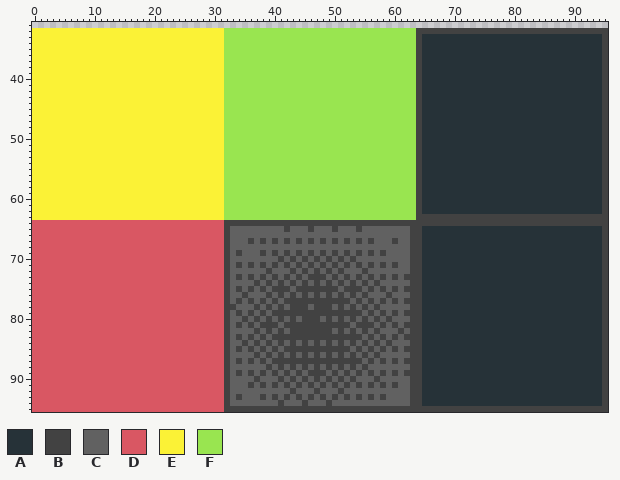
File history of a pixel-art file, Assets/AnimationImporter-master/tiles/tile_hatch.ase. That is the earlier state.
96x96 pixels, 1 frame. Shown: x 0..95, y 31..95.
Palette (. is transparent): A #263238  B #424242  C #616161  D #d95763  E #fbf236  F #99e550
The same view after the edit:
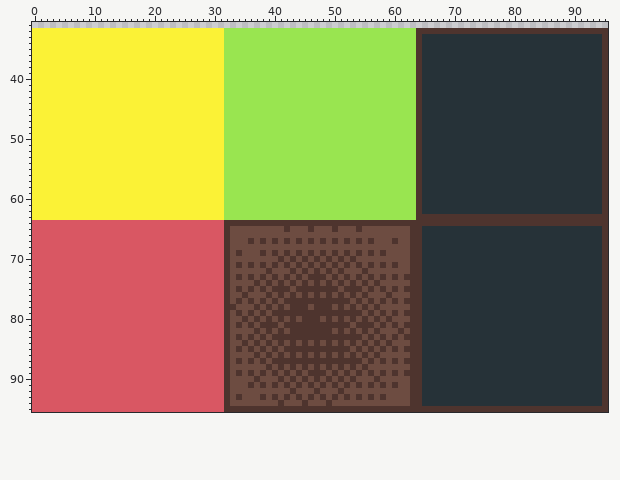
Log entry: Push player to free adjacent tile.
Changes in this commit:
Colour B changes from #424242 to #4e342e.
Colour C changes from #616161 to #6d4c41.
